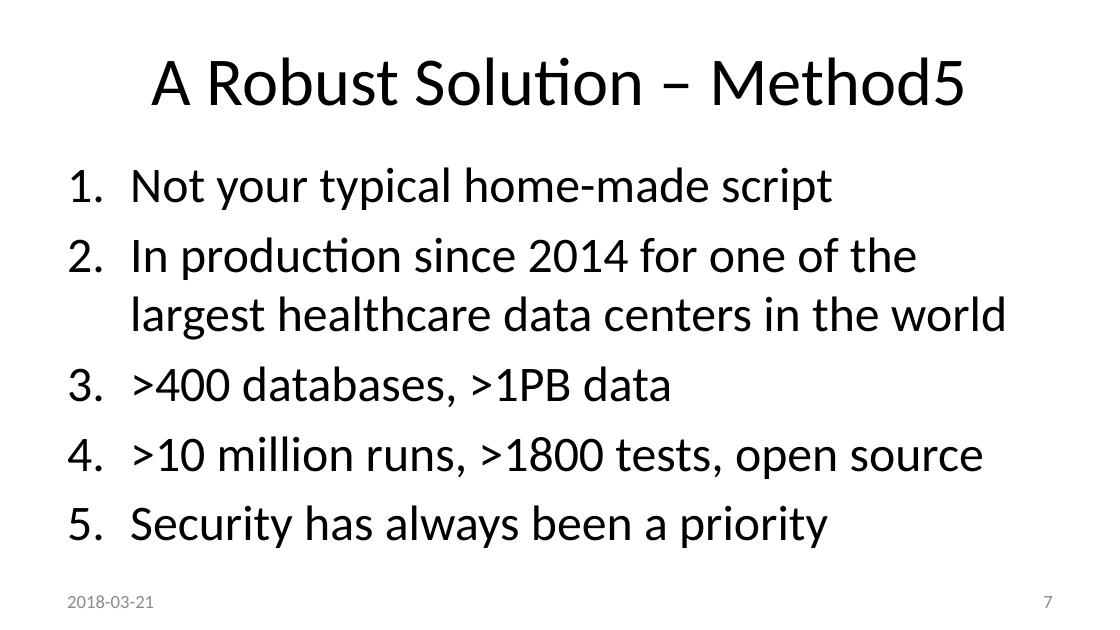
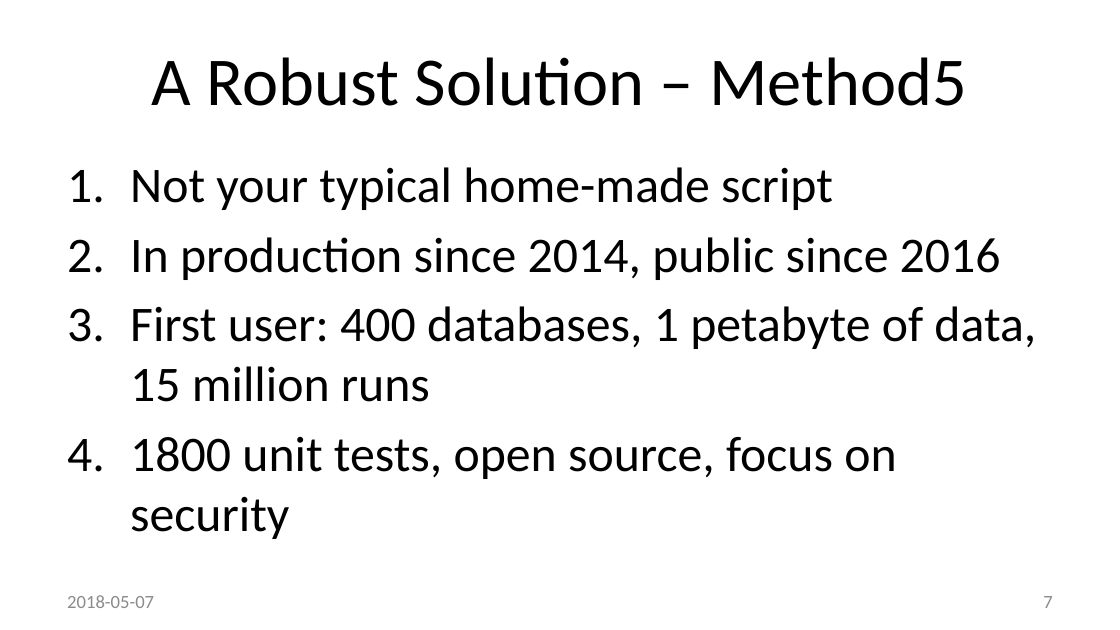
Before and after one commit to method5/method5.github.io, a slide deck: slide 7 of presentations/Method5.pptx. Drawn at 1120x630 pixels with LibreOffice and Linux fonts; fonts in the diff are those of the drawing; background and template pictures are left out. Boxes give left, top, right and bottom in pixels: in the first picture for what was removed or moved away, otherwise in the second. Text is boxed around its words. In the diff, an @@ line names an element or a change of style, - is before the commit and + after.

Commit message:
Updates and simplified wording
1. Updated experience from 15 to 17 years
2. Reworded "A Robust Solution" and updated some statistics.
3. Added "saved" to "Exceptions and Metadata" in "Advantages" slide.
4. Added space between function and procedure for "Interface" slide.
5. Simplified "Minimum Privileges" slide.
6. Added "database-by-database" line to "Oracle Automation Gap" slide.
7. Simplified last slide.

```diff
--- a/presentations/Method5.pptx
+++ b/presentations/Method5.pptx
@@ text at bbox=[130, 237, 1036, 539]: text changed @@
-2. In production since 2014 for one of the largest healthcare data centers in the world
-3. >400 databases, >1PB data
-4. >10 million runs, >1800 tests, open source
-5. Security has always been a priority
+2. In production since 2014, public since 2016
+3. First user: 400 databases, 1 petabyte of data, 15 million runs
+4. 1800 unit tests, open source, focus on security
@@ text at bbox=[67, 595, 154, 608]: text changed @@
-2018-03-21
+2018-05-07
```
Also in this commit, not shown: 24 other slides changed.
